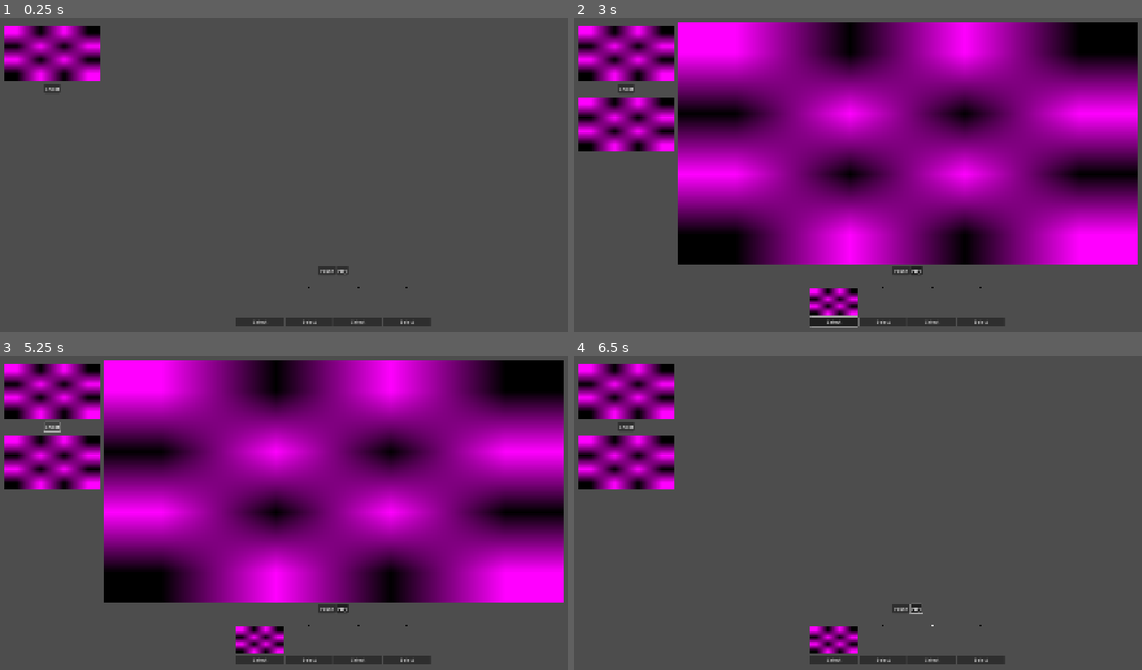
Above: before the commit, frames 1-4 (two rows, left to right).
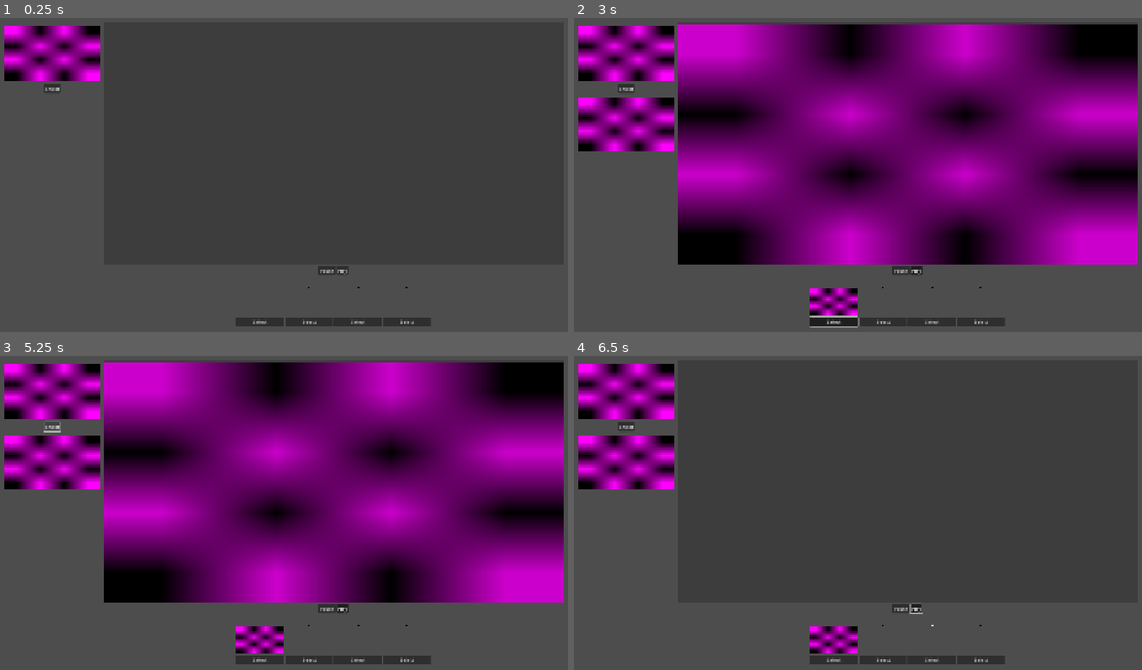
Above: after the commit, the same moments.

Repository: nielmclaren/WebcamAnimator
Game: Godot game, scene res://main.tscn
Same seed, same stepped clock (60 frames per second), same inputs: the game is played once before the commit and once after it. The engine's default icon, where the game draws it, is replaced by a stand-in: a white triangle on a blue panel in a dark square.
Inputs:
- Up to frame 1 (0.25 s): no input
- Up to frame 2 (3 s): click "Play" at 0.5 s; click "Play" at 1.25 s; click "Shoot" at 2 s; click "Select" at 2.75 s
- Up to frame 3 (5.25 s): click "Shoot" at 3.5 s; click "Select" at 4.25 s; click "Shoot" at 5 s
- Up to frame 4 (6.5 s): click "Play" at 5.75 s

The runs differ from the first frame. In frame 2, 35% of the frame differs, in the area x 18-100%, y 1-79%; in frame 3, 35%; in frame 4, less than 0.1%.

Commit message:
Add cropping tool including save and load.

Diff:
--- a/managers/webcam_manager.gd
+++ b/managers/webcam_manager.gd
@@ -42,12 +42,14 @@
 		")"
 	)
 
-	print("WebcamManager Number of formats: ", _camera.formats.size())
+	#print("WebcamManager Number of formats: ", _camera.formats.size())
 	for index: int in _camera.formats.size():
-		print(index, "\t", _camera.formats[index])
+		#print(index, "\t", _camera.formats[index])
+		pass
 
 	# TODO: Don't hardcode the format index?
 	var format_index: int = 8
+
 	var format: Dictionary = _camera.formats[format_index]
 	print("WebcamManager Using format: ", format)
 	var format_result: bool = _camera.set_format(format_index, {})
--- /dev/null
+++ b/ui/crop_control.gd
@@ -0,0 +1,129 @@
+class_name CropControl
+extends Control
+
+signal crop_changed
+
+
+var _left_rect: ColorRect
+var _right_rect: ColorRect
+var _top_rect: ColorRect
+var _bottom_rect: ColorRect
+
+# Track the last good crop we can revert to.
+var _prev_crop: Rect2
+
+# The current crop, including temporary crop while mouse dragging.
+var _crop: Rect2
+
+# The starting point of the crop while mouse dragging.
+var _crop_start: Vector2
+var _is_dragging: bool = false
+
+
+func get_crop() -> Rect2:
+	return _crop
+
+
+func set_crop(value: Rect2) -> void:
+	_crop = value
+	_crop_changed()
+
+
+func load(crop_data: Dictionary) -> void:
+	var crop_x: float = crop_data.x
+	var crop_y: float = crop_data.y
+	var crop_width: float = crop_data.width
+	var crop_height: float = crop_data.height
+
+	var pos: Vector2 = Vector2(crop_x, crop_y)
+	var siz: Vector2 = Vector2(crop_width, crop_height)
+	_crop = Rect2(pos, siz)
+	_crop_changed()
+
+
+func save() -> Dictionary:
+	return {
+		"x": _crop.position.x,
+		"y": _crop.position.y,
+		"width": _crop.size.x,
+		"height": _crop.size.y
+	}
+
+
+func _ready() -> void:
+	resized.connect(_crop_changed)
+
+	_left_rect = _create_rect()
+	_right_rect = _create_rect()
+	_top_rect = _create_rect()
+	_bottom_rect = _create_rect()
+
+	_crop = Rect2(0, 0, size.x, size.y)
+	_crop_changed()
+
+
+func _create_rect() -> ColorRect:
+	var result: ColorRect = ColorRect.new()
+	result.color = Color.BLACK
+	result.color.a = 0.2
+	add_child(result)
+	return result
+
+
+func _input(event: InputEvent) -> void:
+	if event is InputEventMouseButton:
+		var click_event: InputEventMouseButton = event
+		if click_event.button_index == MOUSE_BUTTON_LEFT:
+			if click_event.pressed:
+				if get_global_rect().has_point(click_event.global_position):
+					_crop_start = click_event.global_position - get_global_rect().position
+					_is_dragging = true
+
+			else:
+				_is_dragging = false
+				if get_global_rect().has_point(click_event.global_position):
+					_set_crop(_crop_start, click_event.global_position - get_global_rect().position)
+					crop_changed.emit()
+					_prev_crop = _crop
+
+				else:
+					_revert_crop()
+
+	elif _is_dragging and event is InputEventMouseMotion:
+		var motion_event: InputEventMouseMotion = event
+		if get_global_rect().has_point(motion_event.global_position):
+			_set_crop(_crop_start, motion_event.global_position - get_global_rect().position)
+
+
+func _set_crop(start: Vector2, end: Vector2) -> void:
+	var top_left: Vector2 = Vector2(minf(start.x, end.x), minf(start.y, end.y))
+	var bottom_right: Vector2 = Vector2(maxf(start.x, end.x), maxf(start.y, end.y))
+	_crop = Rect2(top_left, bottom_right - top_left)
+	_crop_changed()
+
+
+func _revert_crop() -> void:
+	_crop = _prev_crop
+	_crop_changed()
+
+
+func _crop_changed() -> void:
+	_left_rect.position.x = 0
+	_left_rect.position.y = 0
+	_left_rect.size.x = _crop.position.x
+	_left_rect.size.y = size.y
+
+	_right_rect.position.x = _crop.position.x + _crop.size.x
+	_right_rect.position.y = 0
+	_right_rect.size.x = size.x - _crop.position.x - _crop.size.x
+	_right_rect.size.y = size.y
+
+	_top_rect.position.x = _crop.position.x
+	_top_rect.position.y = 0
+	_top_rect.size.x = _crop.size.x
+	_top_rect.size.y = _crop.position.y
+
+	_bottom_rect.position.x = _crop.position.x
+	_bottom_rect.position.y = _crop.position.y + _crop.size.y
+	_bottom_rect.size.x = _crop.size.x
+	_bottom_rect.size.y = size.y - _crop.position.y - _crop.size.y
--- /dev/null
+++ b/ui/crop_control.tscn
@@ -0,0 +1,12 @@
+[gd_scene load_steps=2 format=3 uid="uid://df4djvkkrrnah"]
+
+[ext_resource type="Script" uid="uid://bx7s1116gs55c" path="res://ui/crop_control.gd" id="1_v7pel"]
+
+[node name="CropControl" type="Control"]
+layout_mode = 3
+anchors_preset = 15
+anchor_right = 1.0
+anchor_bottom = 1.0
+grow_horizontal = 2
+grow_vertical = 2
+script = ExtResource("1_v7pel")
--- a/webcam_animator.gd
+++ b/webcam_animator.gd
@@ -8,6 +8,7 @@
 @export var shoot_button: Button
 @export var latest_shot_texrect: TextureRect
 @export var anim_texrect: TextureRect
+@export var crop_control: CropControl
 @export var play_button: Button
 @export var pause_button: Button
 @export var timeline_control: TimelineControl
@@ -17,6 +18,8 @@
 	webcam_texrect.texture = webcam_manager.get_texture()
 
 	shoot_button.pressed.connect(_shoot_pressed)
+
+	crop_control.crop_changed.connect(_save)
 
 	timeline_control.setup(self)
 	timeline_control.frame_changed.connect(_timeline_control_frame_changed)
@@ -45,6 +48,43 @@
 	anim_texrect.texture = save_manager.load_frame(0)
 	timeline_control.load()
 
+	if FileAccess.file_exists("savedata/default.json"):
+		var save_file: FileAccess = FileAccess.open("savedata/default.json", FileAccess.READ)
+		while save_file.get_position() < save_file.get_length():
+			var json_string: String = save_file.get_line()
+
+			# Creates the helper class to interact with JSON.
+			var json: JSON = JSON.new()
+
+			# Check if there is any error while parsing the JSON string, skip in case of failure.
+			var parse_result: int = json.parse(json_string)
+			if !parse_result == OK:
+				print(
+					"JSON Parse Error: ",
+					json.get_error_message(),
+					" in ",
+					json_string,
+					" at line ",
+					json.get_error_line()
+				)
+				continue
+
+			# Get the data from the JSON object.
+			var node_data: Dictionary = json.data
+			if node_data.has("crop"):
+				var crop_data: Dictionary = node_data.crop
+				crop_control.load(crop_data)
+
+
+func _save() -> void:
+	var save_file: FileAccess = FileAccess.open("savedata/default.json", FileAccess.WRITE)
+	if !save_file:
+		print("Failed to save. errcode=", FileAccess.get_open_error())
+		return
+
+	var save_data: Dictionary = {"crop": crop_control.save()}
+	save_file.store_line(JSON.stringify(save_data))
+
 
 func _play() -> void:
 	pause_button.button_pressed = false
--- a/webcam_animator.tscn
+++ b/webcam_animator.tscn
@@ -1,23 +1,25 @@
-[gd_scene load_steps=8 format=3 uid="uid://fnvif5ajj4mq"]
+[gd_scene load_steps=9 format=3 uid="uid://fnvif5ajj4mq"]
 
 [ext_resource type="Script" uid="uid://bhbv87wyxjivd" path="res://webcam_animator.gd" id="1_4eb07"]
 [ext_resource type="Texture2D" uid="uid://cr0umu1x0yigp" path="res://icon.svg" id="1_ca471"]
 [ext_resource type="Theme" uid="uid://lmmxf7s8jsfe" path="res://assets/theme.tres" id="1_vrwaq"]
 [ext_resource type="PackedScene" uid="uid://dui040ewlwphd" path="res://ui/timeline_control.tscn" id="4_2rrvt"]
 [ext_resource type="PackedScene" uid="uid://bwm581ylae878" path="res://managers/webcam_manager.tscn" id="4_88dam"]
+[ext_resource type="PackedScene" uid="uid://df4djvkkrrnah" path="res://ui/crop_control.tscn" id="4_fbr5f"]
 [ext_resource type="PackedScene" uid="uid://d3kuwguwerclg" path="res://managers/save_manager.tscn" id="6_np4gn"]
 
 [sub_resource type="ButtonGroup" id="ButtonGroup_2rrvt"]
 allow_unpress = true
 
-[node name="WebcamAnimator" type="Node2D" node_paths=PackedStringArray("webcam_manager", "save_manager", "webcam_texrect", "shoot_button", "latest_shot_texrect", "anim_texrect", "play_button", "pause_button", "timeline_control")]
+[node name="WebcamAnimator" type="Node2D" node_paths=PackedStringArray("webcam_manager", "save_manager", "webcam_texrect", "shoot_button", "latest_shot_texrect", "anim_texrect", "crop_control", "play_button", "pause_button", "timeline_control")]
 script = ExtResource("1_4eb07")
 webcam_manager = NodePath("WebcamManager")
 save_manager = NodePath("SaveManager")
 webcam_texrect = NodePath("MarginContainer/HBoxContainer/WebcamPanel/WebcamDisplay/WebcamTexrect")
 shoot_button = NodePath("MarginContainer/HBoxContainer/WebcamPanel/WebcamButtons/ShootButton")
 latest_shot_texrect = NodePath("MarginContainer/HBoxContainer/WebcamPanel/LatestShotDisplay/LatestShotTexrect")
-anim_texrect = NodePath("MarginContainer/HBoxContainer/AnimPanel/VBoxContainer/AnimDisplay/AnimTexrect")
+anim_texrect = NodePath("MarginContainer/HBoxContainer/AnimPanel/VBoxContainer/Control/AnimDisplay/AnimTexrect")
+crop_control = NodePath("MarginContainer/HBoxContainer/AnimPanel/VBoxContainer/Control/CropControl")
 play_button = NodePath("MarginContainer/HBoxContainer/AnimPanel/VBoxContainer/HBoxContainer/PlayButton")
 pause_button = NodePath("MarginContainer/HBoxContainer/AnimPanel/VBoxContainer/HBoxContainer/PauseButton")
 timeline_control = NodePath("MarginContainer/HBoxContainer/AnimPanel/VBoxContainer/TimelineControl")
@@ -81,15 +83,25 @@
 layout_mode = 2
 size_flags_vertical = 3
 
-[node name="AnimDisplay" type="MarginContainer" parent="MarginContainer/HBoxContainer/AnimPanel/VBoxContainer"]
-custom_minimum_size = Vector2(640, 360)
+[node name="Control" type="Control" parent="MarginContainer/HBoxContainer/AnimPanel/VBoxContainer"]
 layout_mode = 2
 size_flags_vertical = 3
 
-[node name="AnimTexrect" type="TextureRect" parent="MarginContainer/HBoxContainer/AnimPanel/VBoxContainer/AnimDisplay"]
+[node name="AnimDisplay" type="MarginContainer" parent="MarginContainer/HBoxContainer/AnimPanel/VBoxContainer/Control"]
+custom_minimum_size = Vector2(640, 360)
+layout_mode = 0
+offset_top = 4.0
+offset_right = 1536.0
+offset_bottom = 809.0
+size_flags_vertical = 3
+
+[node name="AnimTexrect" type="TextureRect" parent="MarginContainer/HBoxContainer/AnimPanel/VBoxContainer/Control/AnimDisplay"]
 layout_mode = 2
 texture = ExtResource("1_ca471")
 expand_mode = 3
+
+[node name="CropControl" parent="MarginContainer/HBoxContainer/AnimPanel/VBoxContainer/Control" instance=ExtResource("4_fbr5f")]
+layout_mode = 1
 
 [node name="HBoxContainer" type="HBoxContainer" parent="MarginContainer/HBoxContainer/AnimPanel/VBoxContainer"]
 layout_mode = 2
Not shown, added: ui/crop_control.gd.uid
